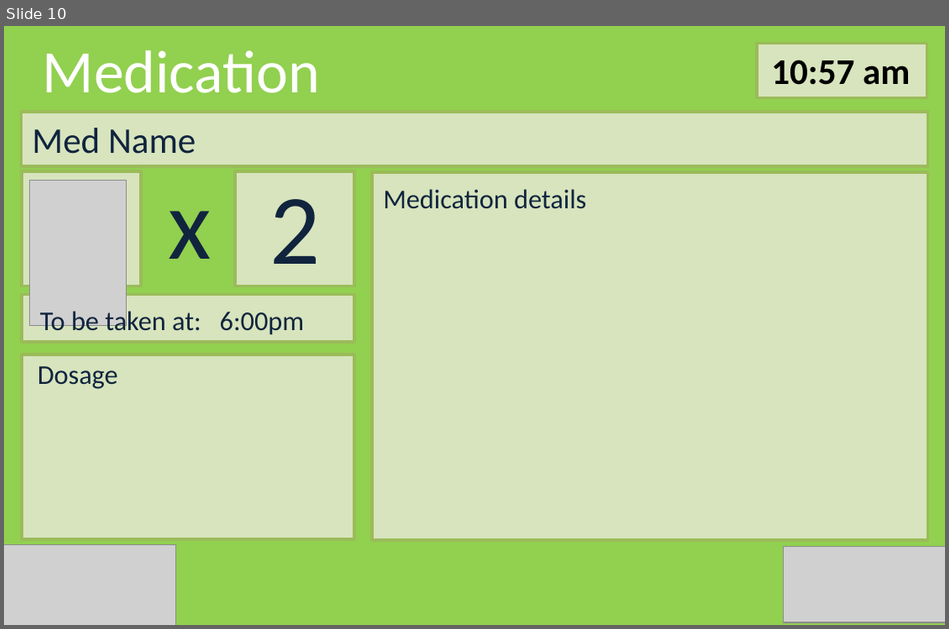
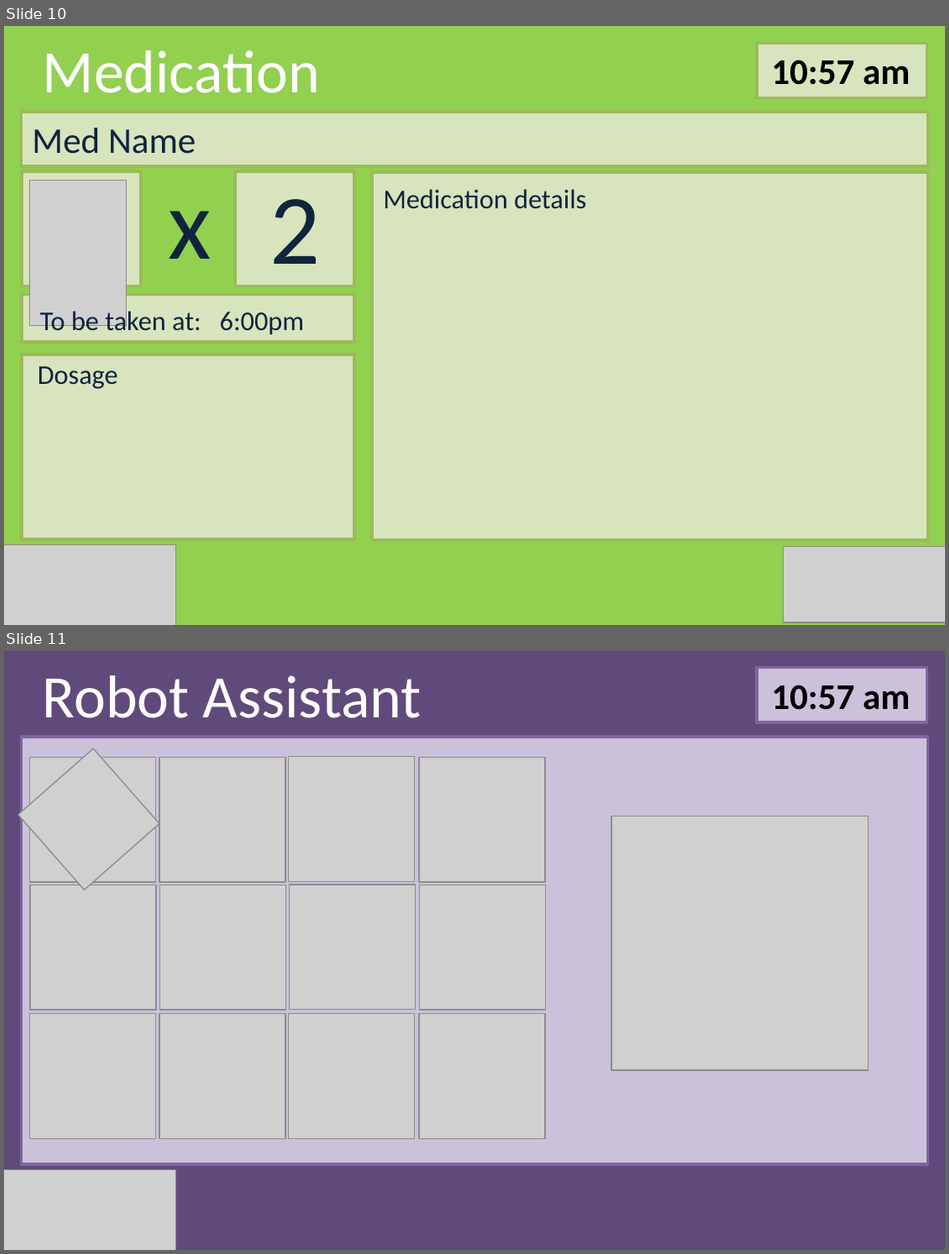
Before and after one commit to Gordo851/Design, a slide deck: story_board.pptx. Shown one above the other, each under a label of ours: slide 10 before the commit, slides 10 and 11 after it. The pictures are 949x629 and 949x1254 pixels, drawn with LibreOffice and Linux fonts; fonts in the diff are those of the drawing; grey boxes stand for pictures. Boxes give left, top, right and bottom in pixels: in the first picture for what was removed or moved away, otherwise in the second. Text is boxed around its words. In the diff, an @@ line names an element or a change of style, - is before the commit and + after.

```diff
--- a/story_board.pptx
+++ b/story_board.pptx
@@ slide 11 added at (4, 651, 945, 1250), background #604A7B @@
@@ text added at (43, 675, 421, 718), 40 pt, text #FFFFFF @@
+Robot Assistant
@@ rectangle added at (757, 667, 927, 722), fill #CCC1DA, outline #8064A2 2 pt @@
@@ text added at (771, 685, 910, 710), 24 pt, text #000000, bold @@
+10:57 am
@@ picture added at (18, 748, 159, 890) @@
@@ rectangle added at (22, 737, 929, 1165), fill #CCC1DA, outline #8064A2 2 pt @@
@@ picture added at (611, 816, 868, 1070) @@
@@ group added at (30, 756, 546, 1139): 12 pictures @@
@@ picture added at (4, 1169, 175, 1250) @@
```
Also in this commit, not shown: 7 slides changed, 2 other slides added, 1 slide removed.
